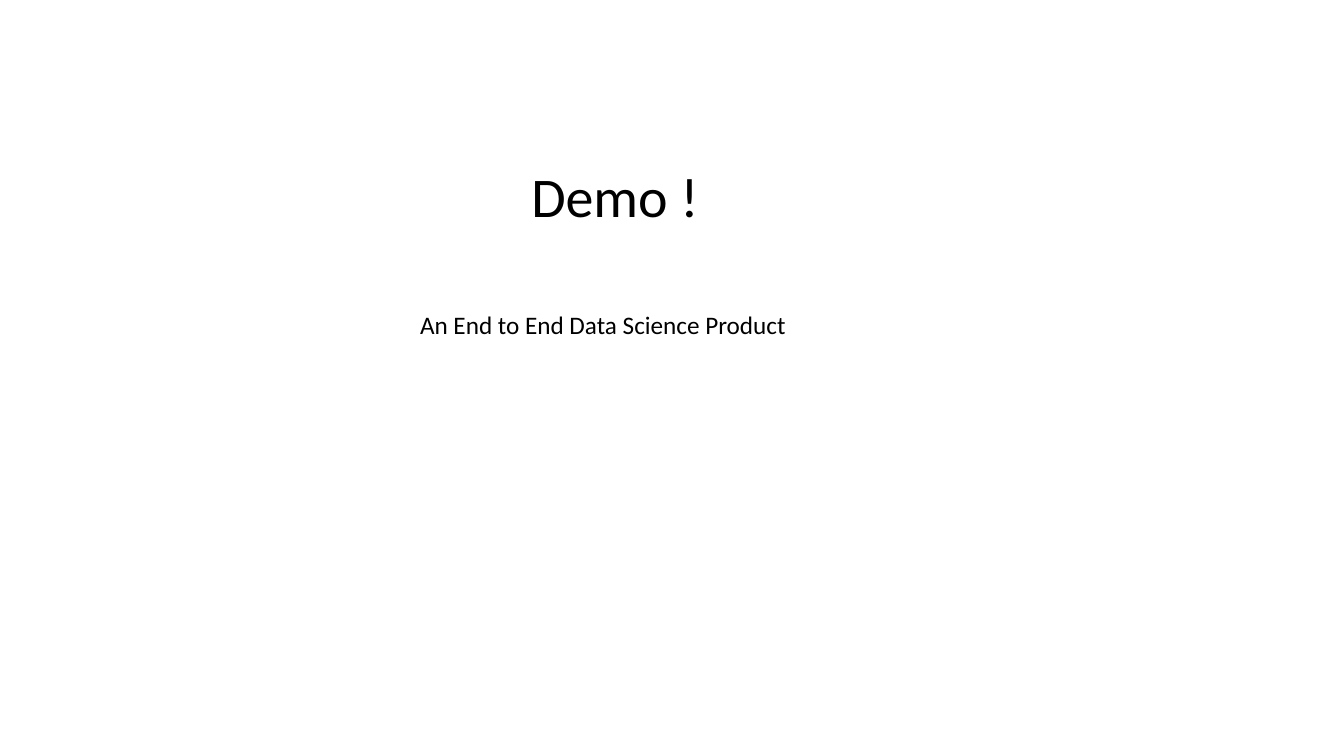
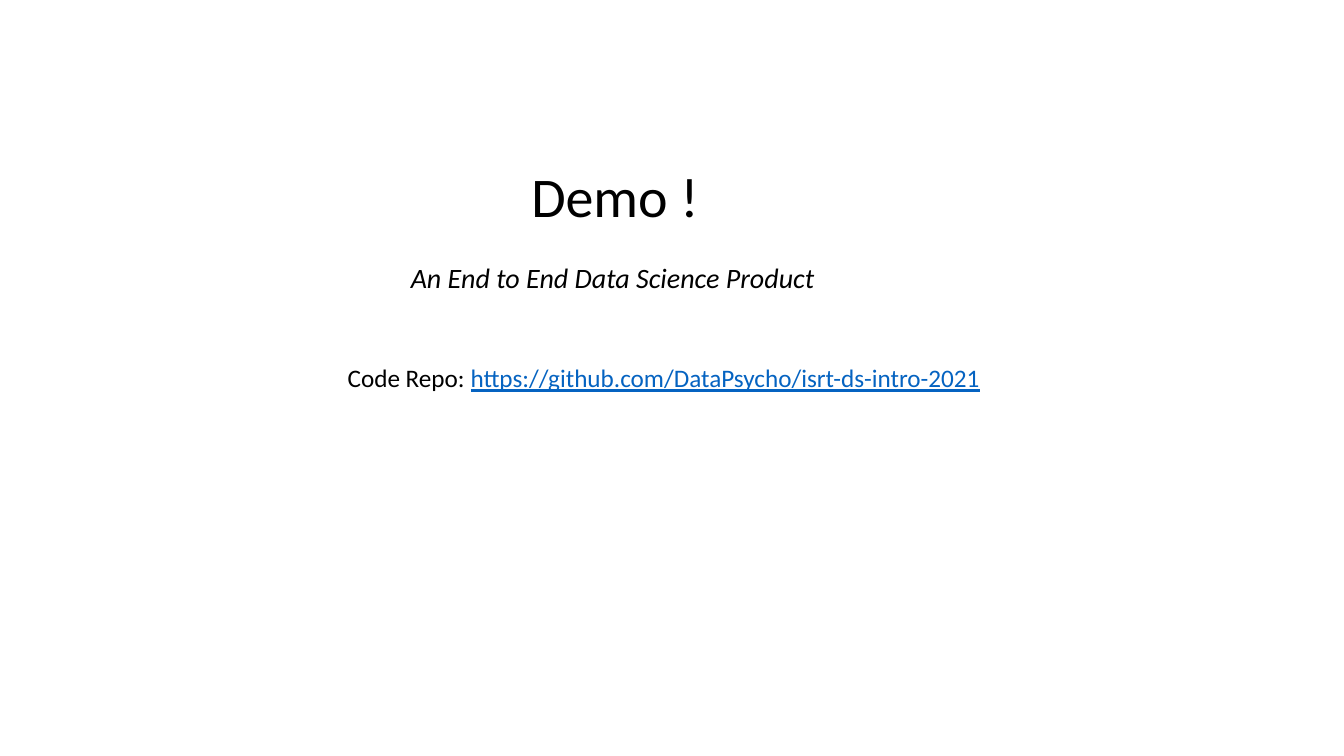
Before and after one commit to DataPsycho/isrt-ds-intro-2021, a slide deck: slide 11 of presentation/Data-Science-Intro.pptx (slide 10 before the commit). Drawn at 1344x756 pixels with LibreOffice and Linux fonts; fonts in the diff are those of the drawing. Boxes give left, top, right and bottom in pixels: in the first picture for what was removed or moved away, otherwise in the second. Text is boxed around its words. In the diff, an @@ line names an element or a change of style, - is before the commit and + after.

```diff
--- a/presentation/Data-Science-Intro.pptx
+++ b/presentation/Data-Science-Intro.pptx
@@ text "An End to End Data ...": place and size @@
-text "An End to End Data ..." at box(420, 316, 785, 335)
+text "An End to End Data ..." at box(411, 268, 814, 289)
@@ text "An End to End Data ..." at box(411, 268, 814, 289): size 18 to 20 pt, italic on @@
@@ text added at box(348, 369, 980, 392), 18 pt, text #0563C1, underline @@
+Code Repo: https://github.com/DataPsycho/isrt-ds-intro-2021
```
Also in this commit, not shown: 3 other slides changed, 1 slide added.
